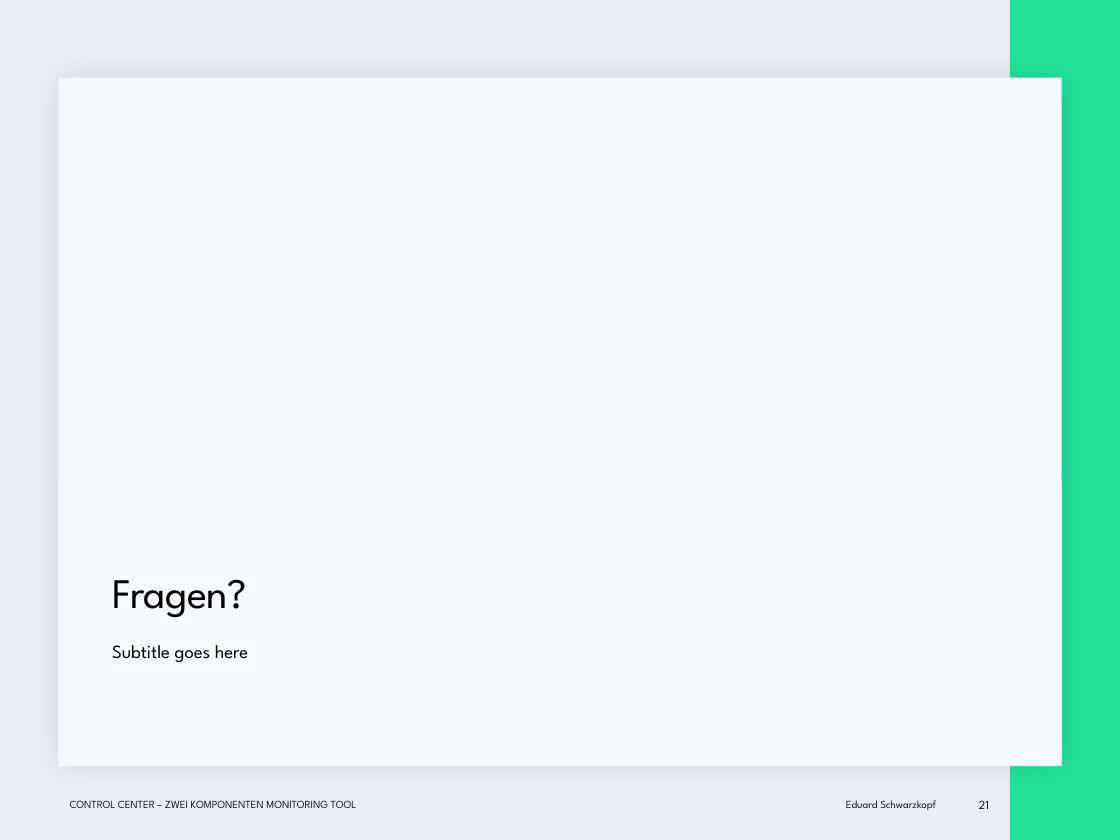
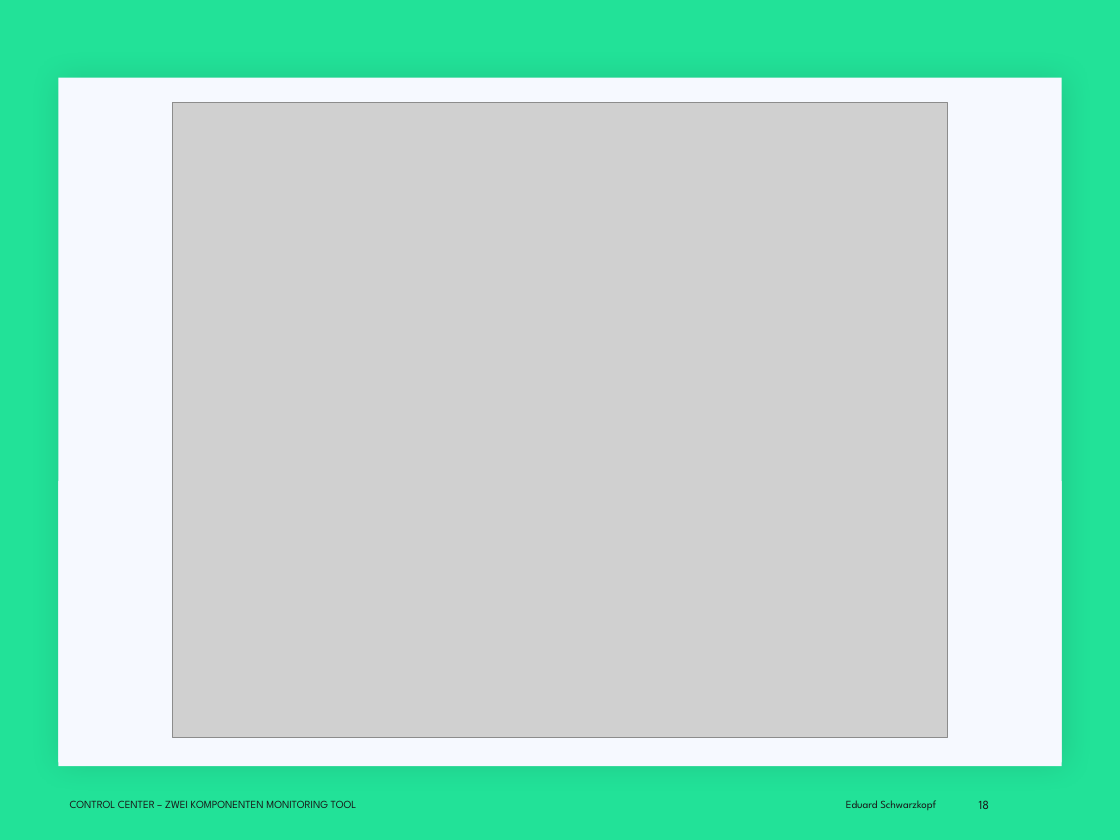
Before and after one commit to EduardSchwarzkopf/Abschlusspr-sentation, a slide deck: slide 18 of Abschluss_präsi.pptx (slide 21 before the commit). Drawn at 1120x840 pixels with LibreOffice and Linux fonts; fonts in the diff are those of the drawing; grey boxes stand for pictures. Boxes give left, top, right and bottom in pixels: in the first picture for what was removed or moved away, otherwise in the second. Text is boxed around its words. In the diff, an @@ line names an element or a change of style, - is before the commit and + after.

```diff
--- a/Abschluss_präsi.pptx
+++ b/Abschluss_präsi.pptx
@@ background #ECEEF7 to #22E298 @@
@@ rectangle removed at (x1=1010, y1=0, x2=1120, y2=840) @@
@@ picture added at (x1=172, y1=102, x2=946, y2=738) @@
@@ title removed at (x1=112, y1=579, x2=247, y2=618) @@
-Fragen?
@@ text removed at (x1=112, y1=645, x2=249, y2=662) @@
-Subtitle goes here
@@ page number at (x1=979, y1=800, x2=990, y2=809): text changed @@
-21
+18
```
Also in this commit, not shown: 5 other slides changed, 6 slides added, 1 slide removed.
